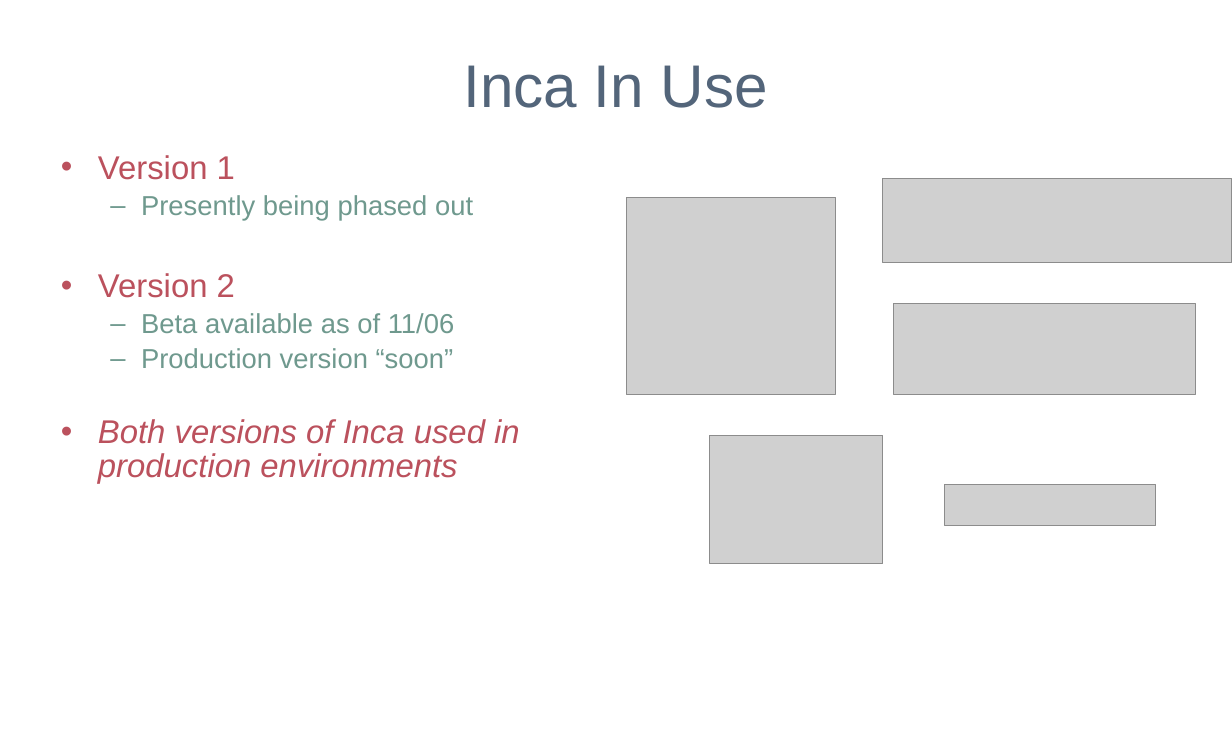
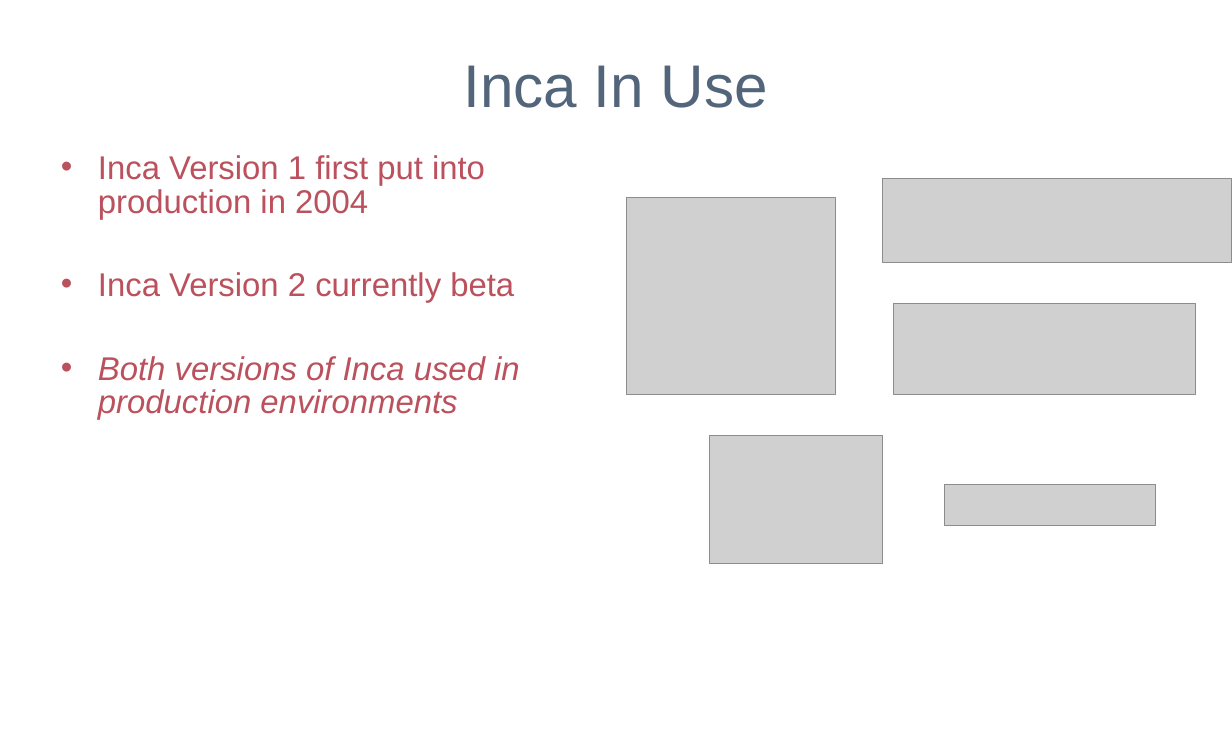
Before and after one commit to IncaProject/inca-xsede, a slide deck: slide 11 of talks/sc06/sc_06.ppt. Drawn at 1232x739 pixels with LibreOffice and Linux fonts; fonts in the diff are those of the drawing; grey boxes stand for pictures; background and template pictures are left out. Boxes give left, top, right and bottom in pixels: in the first picture for what was removed or moved away, otherwise in the second. Text is boxed around its words. In the diff, an @@ line names an element or a change of style, - is before the commit and + after.

Commit message:
First complete version.

```diff
--- a/talks/sc06/sc_06.ppt
+++ b/talks/sc06/sc_06.ppt
@@ text at (98,155,514,303): text changed; size 20 to 24 pt; text colour #6F998E to #BB515D @@
-• Version 1
-  – Presently being phased out
-• Version 2
-  – Beta available as of 11/06
-  – Production version “soon”
+• Inca Version 1 first put into production in 2004
+• Inca Version 2 currently beta
```
Also in this commit, not shown: 2 other slides changed, 2 slides added.
